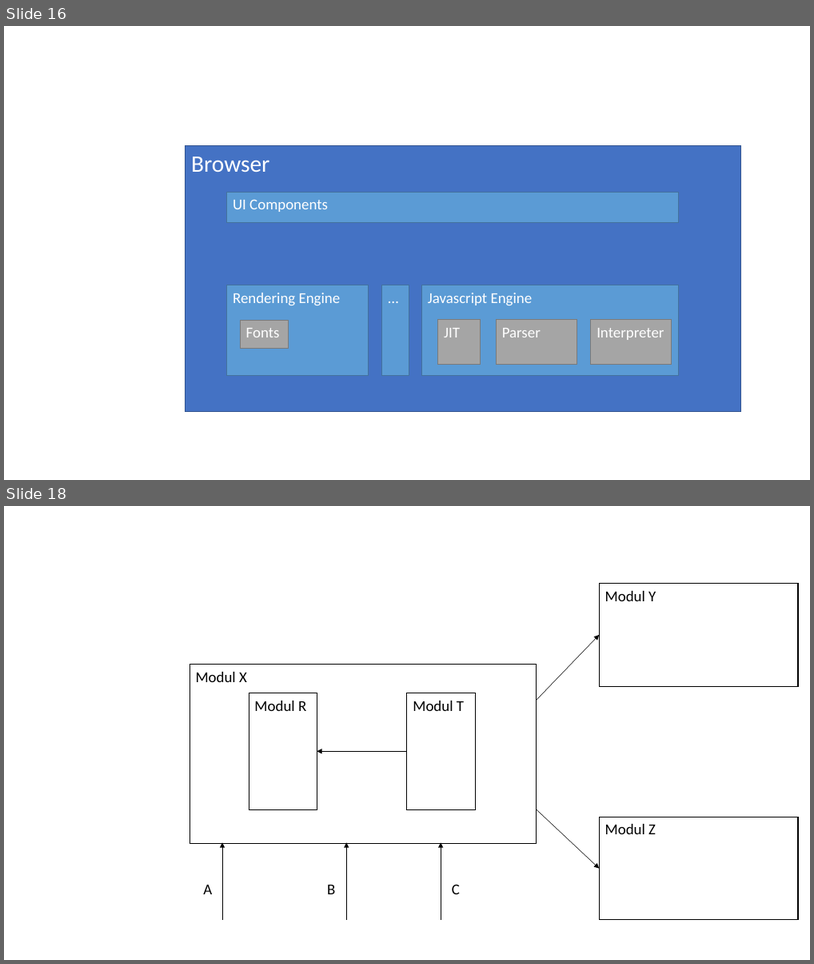
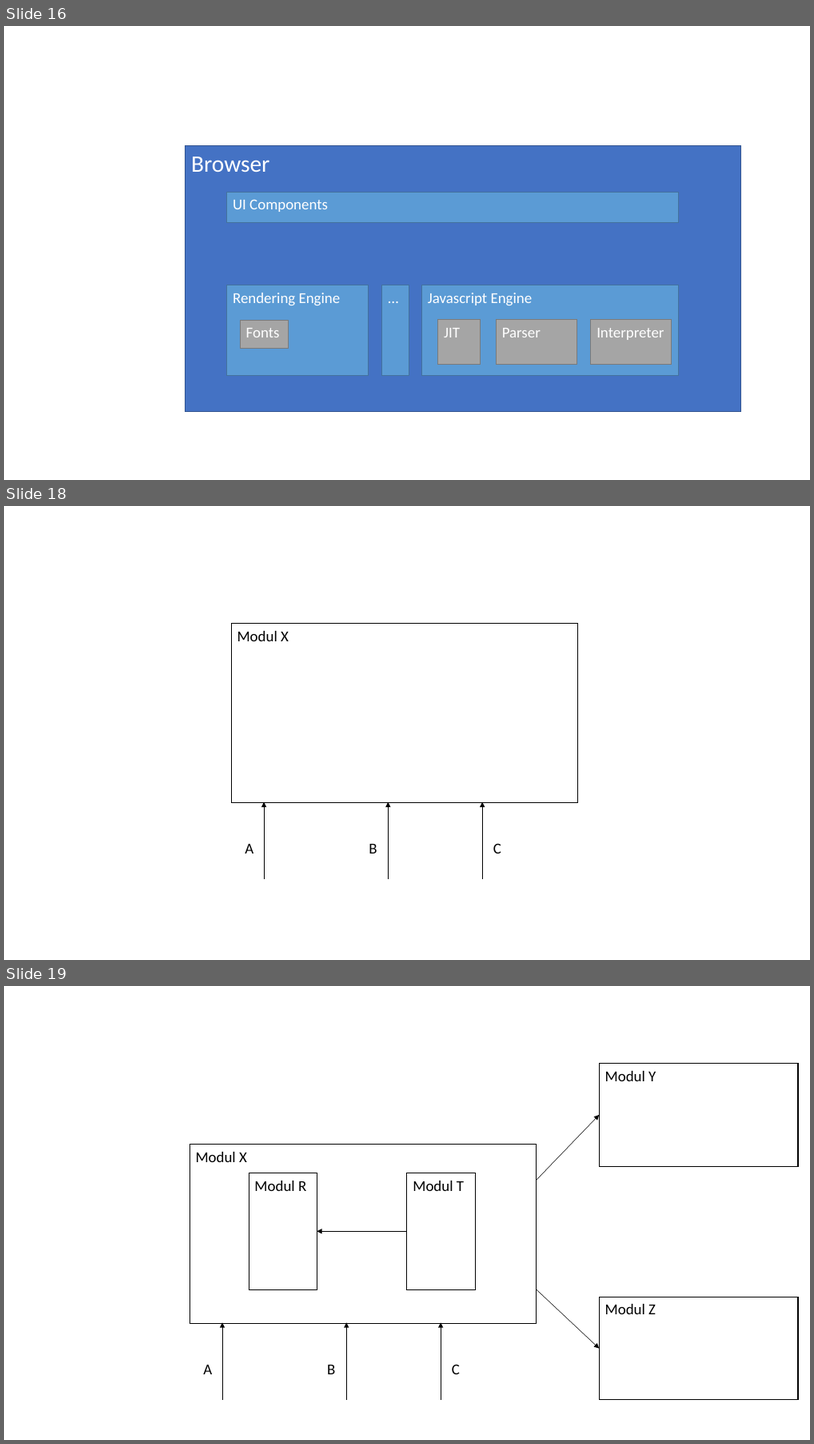
Before and after one commit to unibas-marcelluethi/software-engineering, a slide deck: docs/slides/drawings/graphics.pptx. Shown one above the other, each under a label of ours: slides 16 and 18 before the commit, slides 16, 18 and 19 after it; the slides between them are not shown. The pictures are 814x964 and 814x1444 pixels, drawn with LibreOffice and Linux fonts; fonts in the diff are those of the drawing. Boxes give left, top, right and bottom in pixels: in the first picture for what was removed or moved away, otherwise in the second. Text is boxed around its words. In the diff, an @@ line names an element or a change of style, - is before the commit and + after.

Commit message:
changed module graph

```diff
--- a/docs/slides/drawings/graphics.pptx
+++ b/docs/slides/drawings/graphics.pptx
@@ slide 18 added at <box>4,506,810,960</box>, background #FFFFFF @@
@@ rectangle added at <box>231,624,578,803</box>, fill #FFFFFF, outline #000000 1 pt, 18 pt, text #000000 @@
+Modul X
@@ arrow added from (264, 880) to (264, 802), #000000 0.5 pt @@
@@ arrow added from (388, 880) to (388, 802), #000000 0.5 pt @@
@@ arrow added from (482, 880) to (482, 802), #000000 0.5 pt @@
@@ text added at <box>245,844,254,853</box>, 18 pt, text #000000 @@
+A
@@ text added at <box>369,844,377,853</box>, 18 pt, text #000000 @@
+B
@@ text added at <box>494,843,502,853</box>, 18 pt, text #000000 @@
+C
@@ what was slide 18 is now slide 19 @@
```
